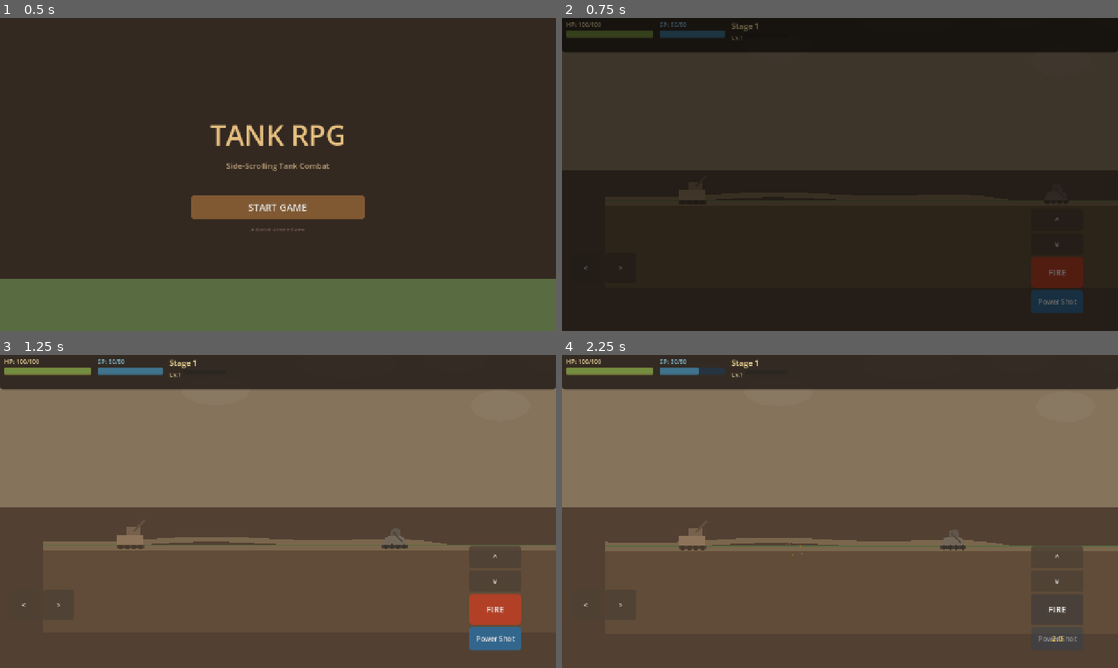
Above: before the commit, frames 1-4 (two rows, left to right).
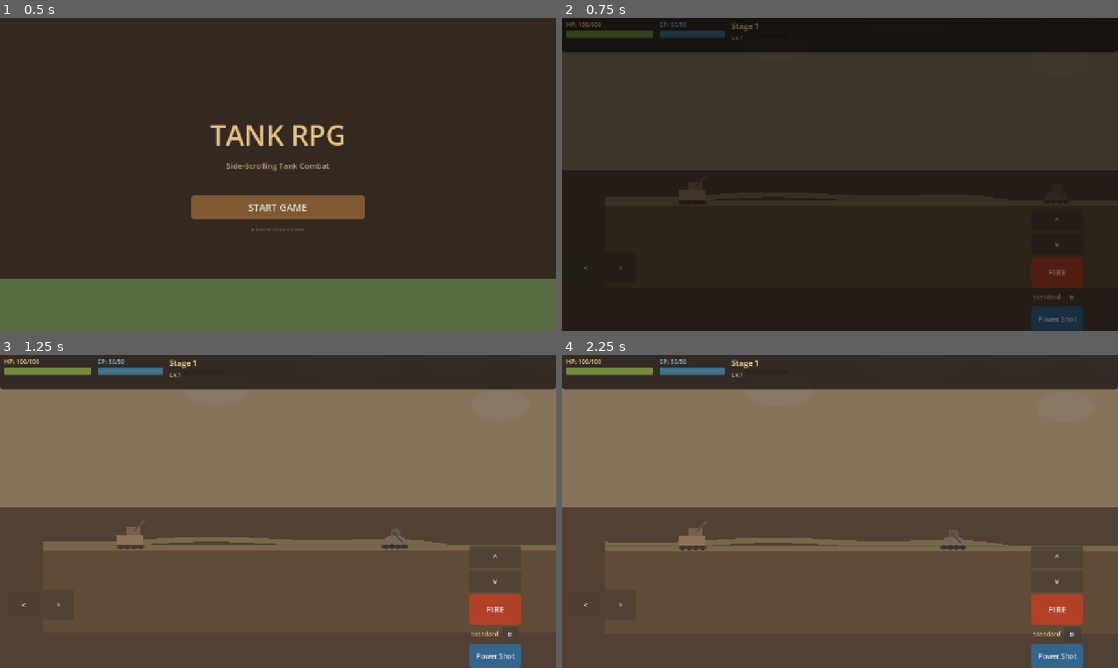
Above: after the commit, the same moments.

Repository: c3po-protocol1/tank-rpg
Game: Godot game, scene res://scenes/main.tscn
Same seed, same stepped clock (60 frames per second), same inputs: the game is played once before the commit and once after it.
Inputs (mouse positions are in pixels of both pictures, inside the frame that each line leads up to):
- Up to frame 1 (0.5 s): no input
- Up to frame 2 (0.75 s): click "START GAME" at 0.5 s
- Up to frame 3 (1.25 s): no input
- Up to frame 4 (2.25 s): click (1073, 633) at 1.25 s, where only the run after the commit has a clickable "D"; click "FIRE" (after the commit: "D") at 2 s

Frame 1 is identical in both runs. In frame 2, 1.0% of the frame differs, in the area x 84-94%, y 86-100%; in frame 3, 1.1%; in frame 4, 1.9%, in the area x 19-94%, y 1-100%.

Commit message:
feat: power gauge bar + bullet type indicator in HUD
- Power gauge bar: orange fill, appears when charging (press F)
- Bullet type label: shows 'Standard' or 'Heavy'
- Switch button (D): touch button in HUD for mobile
- Connected to player signals: power_gauge_changed, bullet_type_changed
- 0 errors, 30/30 tests pass

Diff:
--- a/scripts/systems/hud.gd
+++ b/scripts/systems/hud.gd
@@ -22,6 +22,8 @@
 var aim_up_btn: Button
 var aim_down_btn: Button
 var fire_btn: Button
+var power_gauge_bar: ProgressBar
+var bullet_label: Label
 func _ready() -> void:
 	layer = 5
 	_build_ui()
@@ -30,6 +32,9 @@
 	if player_ref:
 		player_ref.hp_changed.connect(_on_hp_changed)
 		player_ref.sp_changed.connect(_on_sp_changed)
+		player_ref.power_gauge_changed.connect(_on_power_gauge_changed)
+		player_ref.bullet_type_changed.connect(_on_bullet_changed)
+		HudControls.update_bullet(self)
 		_update_hp_display()
 		_update_sp_display()
 		HudControls.update_skill_button(self)
@@ -56,7 +61,6 @@
 	root.set_anchors_preset(Control.PRESET_FULL_RECT)
 	root.mouse_filter = Control.MOUSE_FILTER_IGNORE
 	add_child(root)
-
 	_build_top_bar(root)
 	_build_touch_controls(root)
 func _build_top_bar(root: Control) -> void:
@@ -73,7 +77,6 @@
 	style.content_margin_bottom = 5
 	top_panel.add_theme_stylebox_override("panel", style)
 	root.add_child(top_panel)
-
 	var hbox := HBoxContainer.new()
 	hbox.add_theme_constant_override("separation", 15)
 	top_panel.add_child(hbox)
@@ -85,7 +88,6 @@
 	hp_label.add_theme_font_size_override("font_size", 14)
 	hp_label.add_theme_color_override("font_color", Color(0.9, 0.8, 0.6))
 	hp_container.add_child(hp_label)
-
 	hp_bar = ProgressBar.new()
 	hp_bar.custom_minimum_size = Vector2(200, 16)
 	hp_bar.max_value = 100
@@ -107,7 +109,6 @@
 	hp_bar.add_theme_stylebox_override("background", hp_bg)
 	hp_container.add_child(hp_bar)
 	hbox.add_child(hp_container)
-
 	# SP Bar
 	var sp_container := VBoxContainer.new()
 	sp_container.custom_minimum_size.x = 150
@@ -116,7 +117,6 @@
 	sp_label.add_theme_font_size_override("font_size", 14)
 	sp_label.add_theme_color_override("font_color", Color(0.5, 0.7, 0.8))
 	sp_container.add_child(sp_label)
-
 	sp_bar = ProgressBar.new()
 	sp_bar.custom_minimum_size = Vector2(150, 16)
 	sp_bar.max_value = 50
@@ -138,7 +138,6 @@
 	sp_bar.add_theme_stylebox_override("background", sp_bg)
 	sp_container.add_child(sp_bar)
 	hbox.add_child(sp_container)
-
 	# Stage & Level info
 	var info_container := VBoxContainer.new()
 	stage_label = Label.new()
@@ -146,14 +145,12 @@
 	stage_label.add_theme_font_size_override("font_size", 18)
 	stage_label.add_theme_color_override("font_color", Color(0.95, 0.85, 0.6))
 	info_container.add_child(stage_label)
-
 	var level_row := HBoxContainer.new()
 	level_label = Label.new()
 	level_label.text = "Lv.1"
 	level_label.add_theme_font_size_override("font_size", 14)
 	level_label.add_theme_color_override("font_color", Color(0.9, 0.8, 0.6))
 	level_row.add_child(level_label)
-
 	xp_bar = ProgressBar.new()
 	xp_bar.custom_minimum_size = Vector2(100, 10)
 	xp_bar.max_value = 100
@@ -169,12 +166,10 @@
 	level_row.add_child(xp_bar)
 	info_container.add_child(level_row)
 	hbox.add_child(info_container)
-
 func _build_touch_controls(root: Control) -> void:
 	HudControls.build(root, self)
 func _on_hp_changed(_current: float, _max_val: float) -> void:
 	_update_hp_display()
-
 func _on_sp_changed(_current: float, _max_val: float) -> void:
 	_update_sp_display()
 func _update_hp_display() -> void:
@@ -197,3 +192,8 @@
 func _update_xp_display() -> void:
 	xp_bar.max_value = PlayerData.xp_to_next_level()
 	xp_bar.value = PlayerData.xp
+
+func _on_power_gauge_changed(value: float) -> void:
+	HudControls.update_gauge(self, value)
+func _on_bullet_changed(_bt: int) -> void:
+	HudControls.update_bullet(self)
--- a/scripts/systems/hud_controls.gd
+++ b/scripts/systems/hud_controls.gd
@@ -54,6 +54,46 @@
 	hud.fire_btn.add_theme_stylebox_override("normal", fire_style)
 	hud.fire_btn.pressed.connect(func() -> void: _on_fire_pressed(hud))
 	right_panel.add_child(hud.fire_btn)
+
+	# Power gauge bar (visible during charging)
+	hud.power_gauge_bar = ProgressBar.new()
+	hud.power_gauge_bar.custom_minimum_size = Vector2(120, 16)
+	hud.power_gauge_bar.max_value = 100.0
+	hud.power_gauge_bar.value = 0.0
+	hud.power_gauge_bar.visible = false
+	hud.power_gauge_bar.show_percentage = false
+	var gauge_fill := StyleBoxFlat.new()
+	gauge_fill.bg_color = Color(0.9, 0.6, 0.1)
+	gauge_fill.corner_radius_top_left = 4
+	gauge_fill.corner_radius_top_right = 4
+	gauge_fill.corner_radius_bottom_left = 4
+	gauge_fill.corner_radius_bottom_right = 4
+	hud.power_gauge_bar.add_theme_stylebox_override("fill", gauge_fill)
+	var gauge_bg := StyleBoxFlat.new()
+	gauge_bg.bg_color = Color(0.2, 0.15, 0.1)
+	gauge_bg.corner_radius_top_left = 4
+	gauge_bg.corner_radius_top_right = 4
+	gauge_bg.corner_radius_bottom_left = 4
+	gauge_bg.corner_radius_bottom_right = 4
+	hud.power_gauge_bar.add_theme_stylebox_override("background", gauge_bg)
+	right_panel.add_child(hud.power_gauge_bar)
+
+	# Bullet type label + switch button
+	var bullet_row := HBoxContainer.new()
+	bullet_row.alignment = BoxContainer.ALIGNMENT_CENTER
+	bullet_row.add_theme_constant_override("separation", 8)
+	right_panel.add_child(bullet_row)
+	hud.bullet_label = Label.new()
+	hud.bullet_label.text = "Standard"
+	hud.bullet_label.add_theme_font_size_override("font_size", 14)
+	hud.bullet_label.add_theme_color_override("font_color", Color(0.9, 0.8, 0.6))
+	bullet_row.add_child(hud.bullet_label)
+	var switch_btn := create_button("D", Vector2(40, 35))
+	switch_btn.add_theme_font_size_override("font_size", 14)
+	switch_btn.pressed.connect(func() -> void:
+		if hud.player_ref: hud.player_ref.touch_switch()
+	)
+	bullet_row.add_child(switch_btn)
 
 	# Skill button (next to fire)
 	var skill_container := Control.new()
@@ -146,3 +186,14 @@
 	if hud.player_ref:
 		hud.player_ref.touch_skill()
 		SfxManager.play_button_click()
+
+
+static func update_gauge(hud: HUD, value: float) -> void:
+	if hud.power_gauge_bar:
+		hud.power_gauge_bar.value = value * 100.0
+		hud.power_gauge_bar.visible = value > 0.0 or (hud.player_ref and hud.player_ref.charging)
+
+static func update_bullet(hud: HUD) -> void:
+	if hud.bullet_label and hud.player_ref:
+		var data: Dictionary = BulletTypes.get_data(hud.player_ref.current_bullet)
+		hud.bullet_label.text = data.get("name", "Standard")
